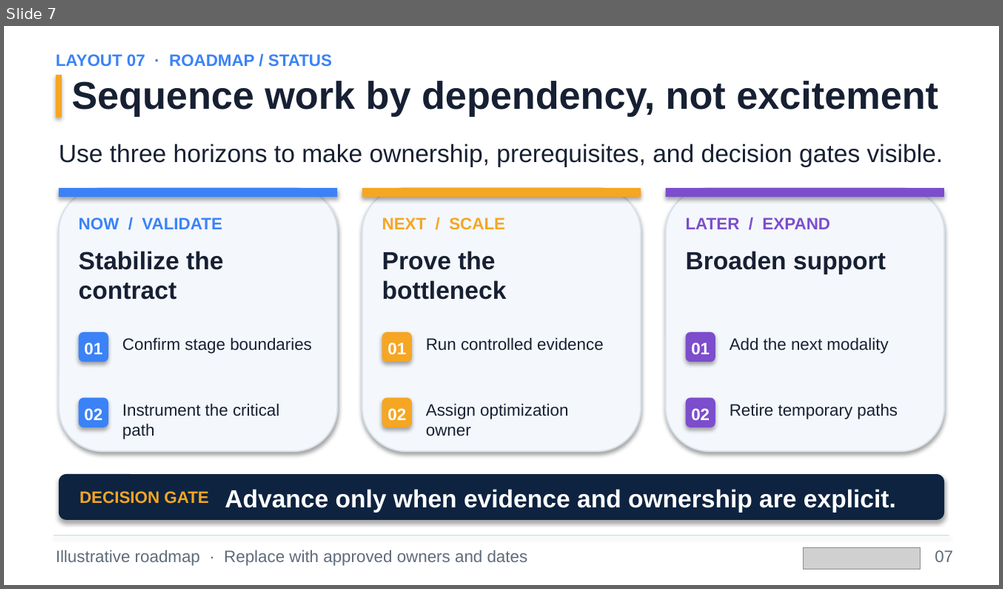
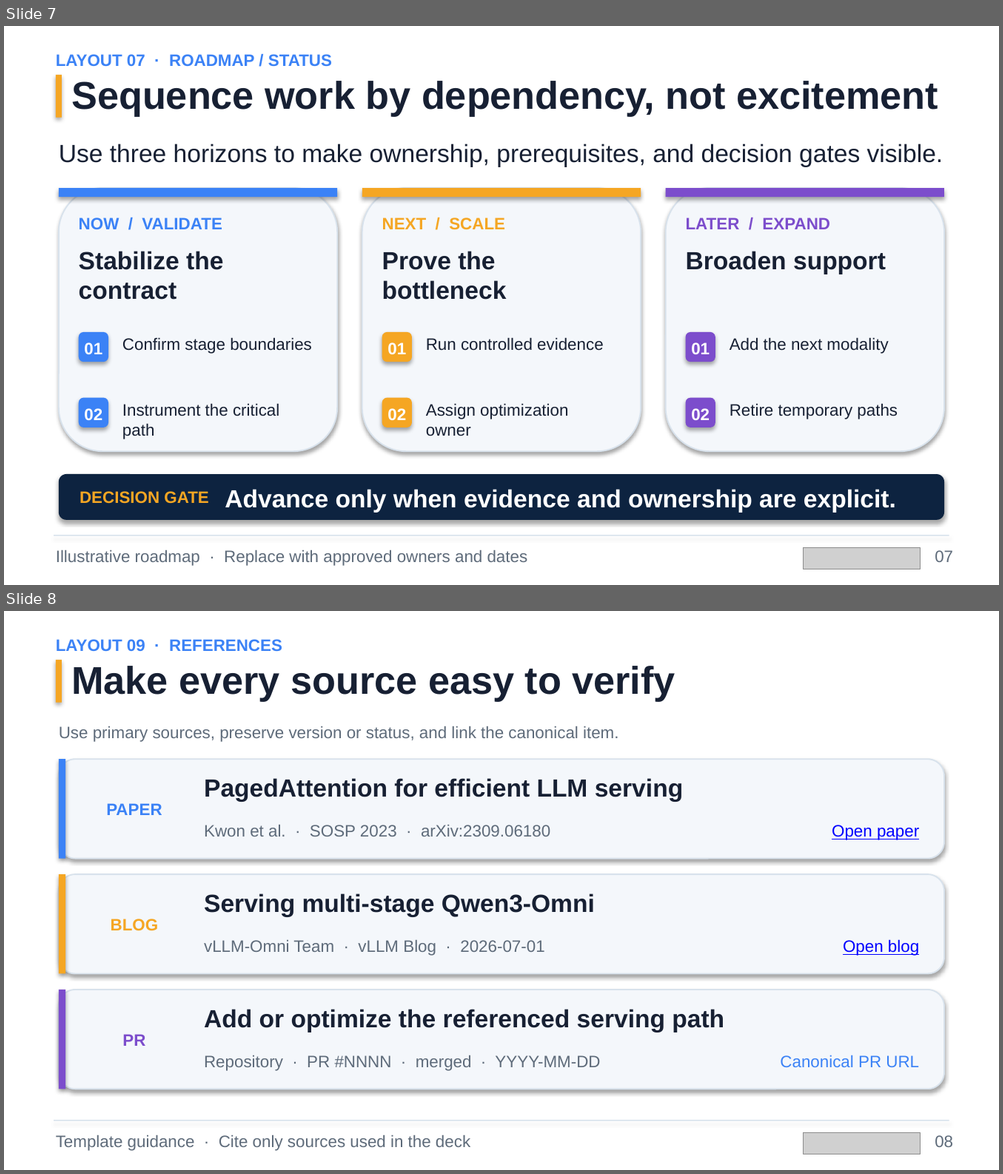
Before and after one commit to hsliuustc0106/hsliuustc0106-skills, a slide deck: skills/vllm-omni-deck/assets/vllm-omni-template.pptx. Shown one above the other, each under a label of ours: slide 7 before the commit, slides 7 and 8 after it. The pictures are 1003x589 and 1003x1174 pixels, drawn with LibreOffice and Linux fonts; fonts in the diff are those of the drawing; grey boxes stand for pictures. Boxes give left, top, right and bottom in pixels: in the first picture for what was removed or moved away, otherwise in the second. Text is boxed around its words. In the diff, an @@ line names an element or a change of style, - is before the commit and + after.

Commit message:
Add references layout to vLLM-Omni deck

```diff
--- a/skills/vllm-omni-deck/assets/vllm-omni-template.pptx
+++ b/skills/vllm-omni-deck/assets/vllm-omni-template.pptx
@@ slide 8 added at bbox=[4, 611, 999, 1170], background #FFFFFF @@
@@ text added at bbox=[56, 639, 282, 652], 12 pt, text #3B82F6, bold @@
+LAYOUT 09 · REFERENCES
@@ rectangle added at bbox=[56, 660, 62, 703], fill #F5A623 @@
@@ text added at bbox=[71, 666, 674, 701], 28 pt, text #172033, bold @@
+Make every source easy to verify
@@ text added at bbox=[59, 726, 618, 742], 12 pt, text #5E6B7A @@
+Use primary sources, preserve version or status, and link the canonical item.
@@ rounded rectangle added at bbox=[59, 759, 944, 859], fill #F4F7FB, outline #D8E2EC 1 pt @@
@@ rectangle added at bbox=[59, 759, 65, 859], fill #3B82F6 @@
@@ text added at bbox=[204, 778, 683, 801], 18 pt, text #172033, bold @@
+PagedAttention for efficient LLM serving
@@ text added at bbox=[106, 803, 162, 815], 12 pt, text #3B82F6, bold @@
+PAPER
@@ text added at bbox=[204, 825, 550, 837], 12 pt, text #5E6B7A @@
+Kwon et al. · SOSP 2023 · arXiv:2309.06180
@@ text added at bbox=[831, 825, 919, 840], 12 pt, text #0000FF, underline @@
+Open paper
@@ rounded rectangle added at bbox=[59, 874, 944, 974], fill #F4F7FB, outline #D8E2EC 1 pt @@
@@ rectangle added at bbox=[59, 874, 65, 974], fill #F5A623 @@
@@ text added at bbox=[204, 894, 595, 917], 18 pt, text #172033, bold @@
+Serving multi-stage Qwen3-Omni
@@ text added at bbox=[111, 919, 159, 931], 12 pt, text #F5A623, bold @@
+BLOG
@@ text added at bbox=[204, 940, 544, 956], 12 pt, text #5E6B7A @@
+vLLM-Omni Team · vLLM Blog · 2026-07-01
@@ text added at bbox=[842, 940, 919, 956], 12 pt, text #0000FF, underline @@
+Open blog
@@ rounded rectangle added at bbox=[59, 990, 944, 1089], fill #F4F7FB, outline #D8E2EC 1 pt @@
@@ rectangle added at bbox=[59, 990, 65, 1089], fill #7C4DCC @@
@@ text added at bbox=[204, 1009, 724, 1032], 18 pt, text #172033, bold @@
+Add or optimize the referenced serving path
@@ text added at bbox=[122, 1034, 145, 1046], 12 pt, text #7C4DCC, bold @@
+PR
@@ text added at bbox=[204, 1056, 600, 1071], 12 pt, text #5E6B7A @@
+Repository · PR #NNNN · merged · YYYY-MM-DD
@@ text added at bbox=[780, 1055, 919, 1068], 12 pt, text #3B82F6 @@
+Canonical PR URL
@@ rectangle added at bbox=[54, 1120, 949, 1121], fill #D8E2EC @@
@@ text added at bbox=[56, 1136, 470, 1151], 12 pt, text #5E6B7A @@
+Template guidance · Cite only sources used in the deck
@@ picture added at bbox=[802, 1133, 920, 1154] @@
@@ text added at bbox=[934, 1136, 953, 1147], 12 pt, text #5E6B7A @@
+08
```
Also in this commit, not shown: 7 other files.
